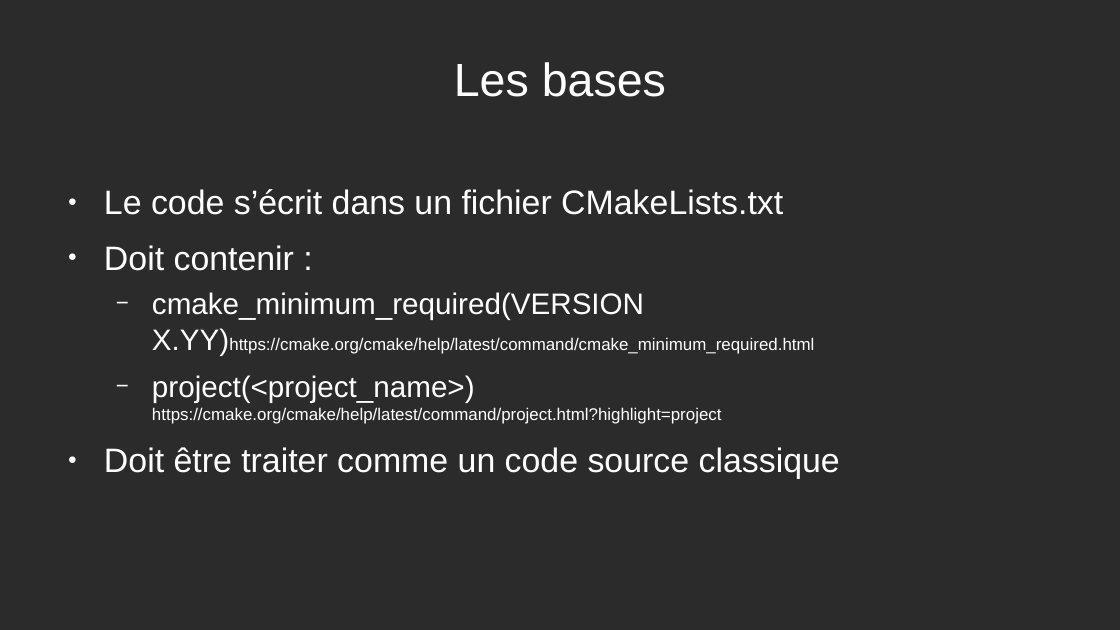
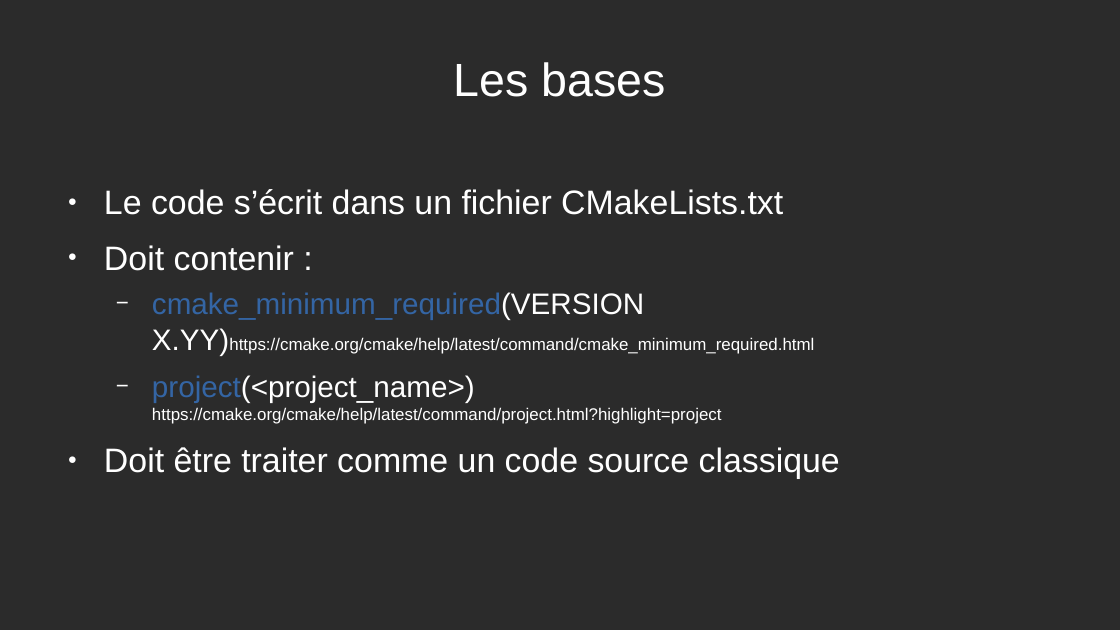
Before and after one commit to joeBlinx/Presentation_CMake, a slide deck: slide 12 of Presentation_CMake.odp (slide 6 before the commit). Drawn at 1120x630 pixels with LibreOffice and Linux fonts; fonts in the diff are those of the drawing; background and template pictures are left out; a plain dark background stands for a picture behind light text. Boxes give left, top, right and bottom in pixels: in the first picture for what was removed or moved away, otherwise in the second. Text is boxed around its words. In the diff, an @@ line names an element or a change of style, - is before the commit and + after.

```diff
--- a/Presentation_CMake.odp
+++ b/Presentation_CMake.odp
@@ text at <box>152,292,814,424</box>: text colour #FFFFFF to #3465A4 in "cmake_minimum_required(VERSION", "project(<project_name>)" @@
```
Also in this commit, not shown: 2 other slides changed, 8 slides added, 2 other files.
